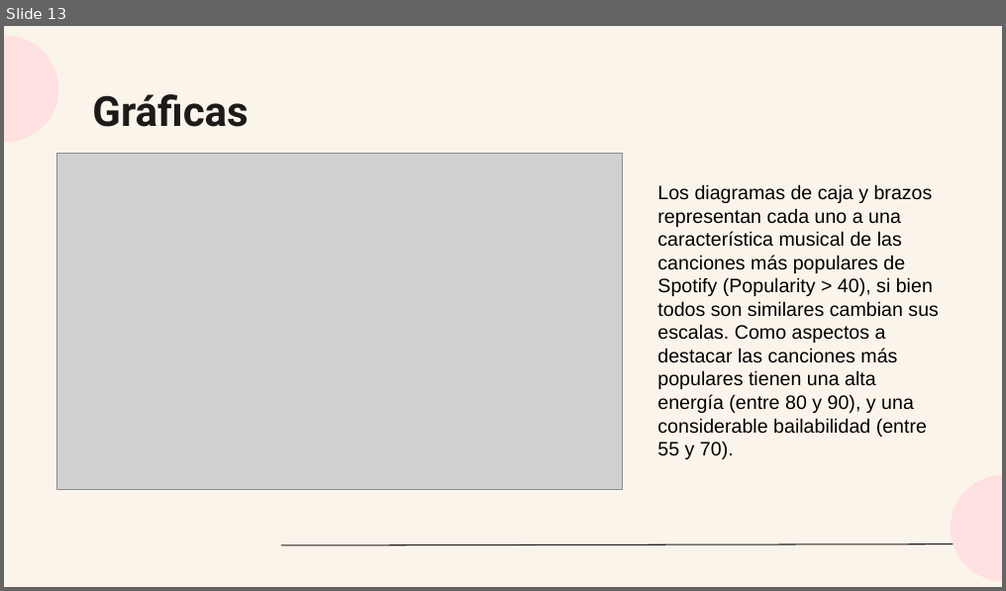
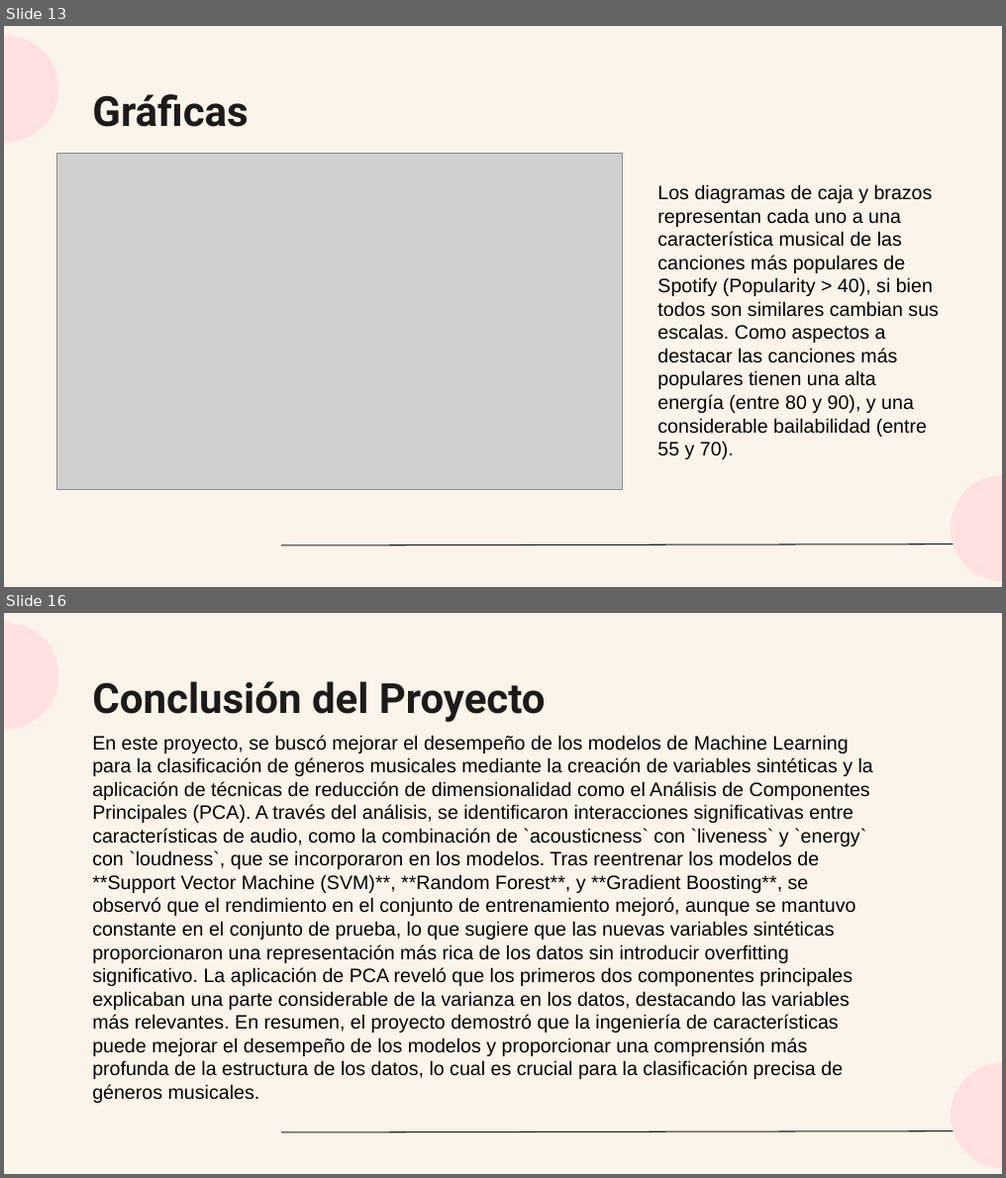
Before and after one commit to BarcinaMatias/Data-Science-II, a slide deck: Presentación DS II Matias Barcina.pptx. Shown one above the other, each under a label of ours: slide 13 before the commit, slides 13 and 16 after it; the slides between them are not shown. The pictures are 1006x591 and 1006x1178 pixels, drawn with LibreOffice and Linux fonts; fonts in the diff are those of the drawing; grey boxes stand for pictures. Boxes give left, top, right and bottom in pixels: in the first picture for what was removed or moved away, otherwise in the second. Text is boxed around its words. In the diff, an @@ line names an element or a change of style, - is before the commit and + after.

```diff
--- a/Presentación DS II Matias Barcina.pptx
+++ b/Presentación DS II Matias Barcina.pptx
@@ slide 16 added at (x1=4, y1=613, x2=1002, y2=1174), background #FBF4EA; not listed: 3 template elements that a slide beside it also shows @@
@@ title added at (x1=92, y1=681, x2=546, y2=722), 30 pt, text #1C1B19, bold @@
+Conclusión del Proyecto
@@ text added at (x1=92, y1=735, x2=873, y2=1103), 14 pt, text #000000 @@
+En este proyecto, se buscó mejorar el desempeño de los modelos de Machine Learning para la clasificación de géneros musicales mediante la creación de variables sintéticas y la aplicación de técnicas de reducción de dimensionalidad como el Análisis de Componentes Principales (PCA). A través del análisis, se identificaron interacciones significativas entre características de audio, como la combinación de `acousticness` con `liveness` y `energy` con `loudness`, que se incorporaron en los modelos. Tras reentrenar los modelos de **Support Vector Machine (SVM)**, **Random Forest**, y **Gradient Boosting**, se observó que el rendimiento en el conjunto de entrenamiento mejoró, aunque se mantuvo constante en el conjunto de prueba, lo que sugiere que las nuevas variables sintéticas proporcionaron una representación más rica de los datos sin introducir overfitting significativo. La aplicación de PCA reveló que los primeros dos componentes principales explicaban una parte considerable de la varianza en los datos, destacando las variables más relevantes. En resumen, el proyecto demostró que la ingeniería de características puede mejorar el desempeño de los modelos y proporcionar una comprensión más profunda de la estructura de los datos, lo cual es crucial para la clasificación precisa de géneros musicales.
```
Also in this commit, not shown: 2 slides changed, 1 other slide added.
